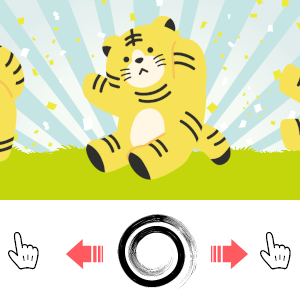
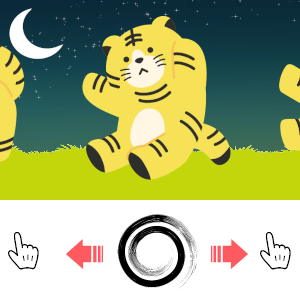
Layers edited between the first and the second 300 x 300 image:
added layer "22027477.jpg" in group "虎部分" over bbox(0, 0, 300, 154)
hid "319244.png" over bbox(0, 0, 300, 154)
